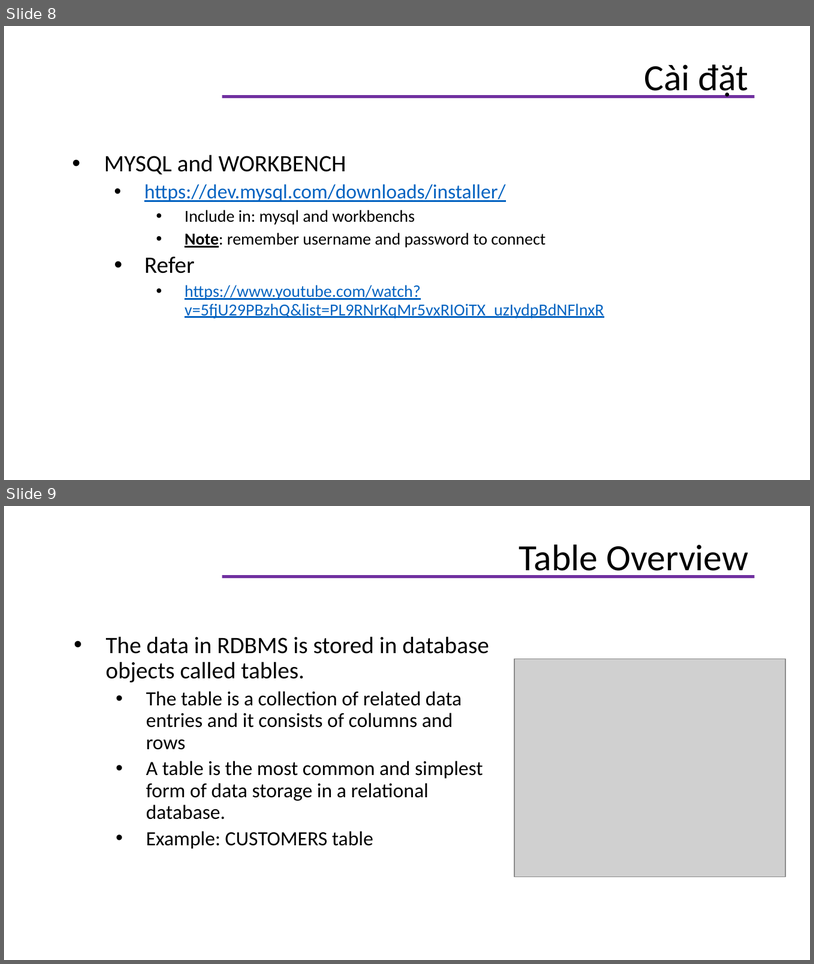
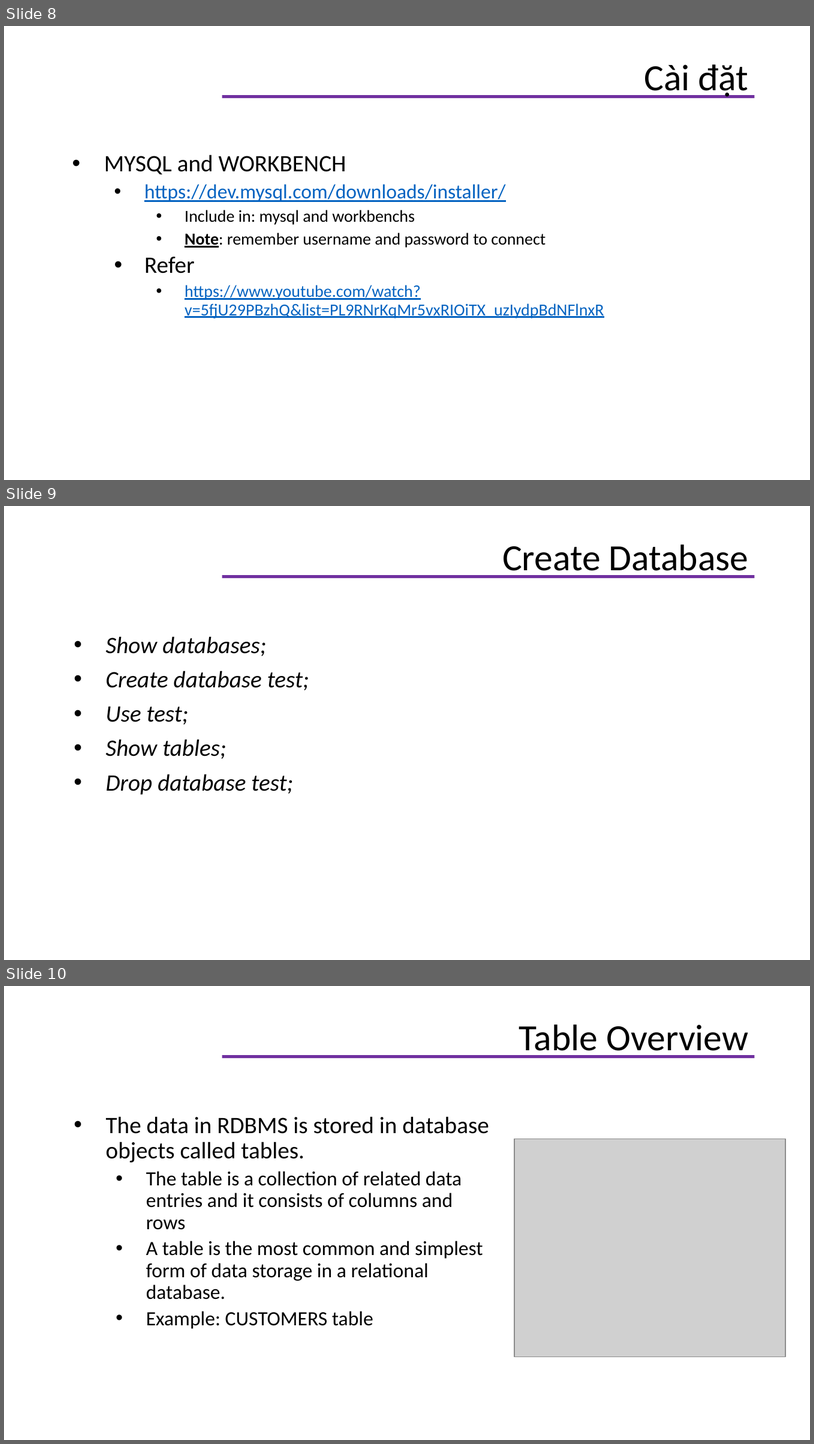
Before and after one commit to helenhash/database-training, a slide deck: database.pptx. Shown one above the other, each under a label of ours: slides 8 and 9 before the commit, slides 8, 9 and 10 after it. The pictures are 814x964 and 814x1444 pixels, drawn with LibreOffice and Linux fonts; fonts in the diff are those of the drawing; grey boxes stand for pictures; background and template pictures are left out. Boxes give left, top, right and bottom in pixels: in the first picture for what was removed or moved away, otherwise in the second. Text is boxed around its words. In the diff, an @@ line names an element or a change of style, - is before the commit and + after.

```diff
--- a/database.pptx
+++ b/database.pptx
@@ slide 9 added at (x1=4, y1=506, x2=810, y2=960), background #FFFFFF; not listed: 1 template element that a slide beside it also shows @@
@@ title added at (x1=503, y1=544, x2=749, y2=578), 33 pt, text #000000 @@
+Create Database
@@ text added at (x1=106, y1=636, x2=309, y2=795), 21 pt, text #000000, italic @@
+• Show databases;
+• Create database test;
+• Use test;
+• Show tables;
+• Drop database test;
@@ what was slide 9 is now slide 10 @@
```
Also in this commit, not shown: 7 slides changed, 11 other slides added, 9 other files.
